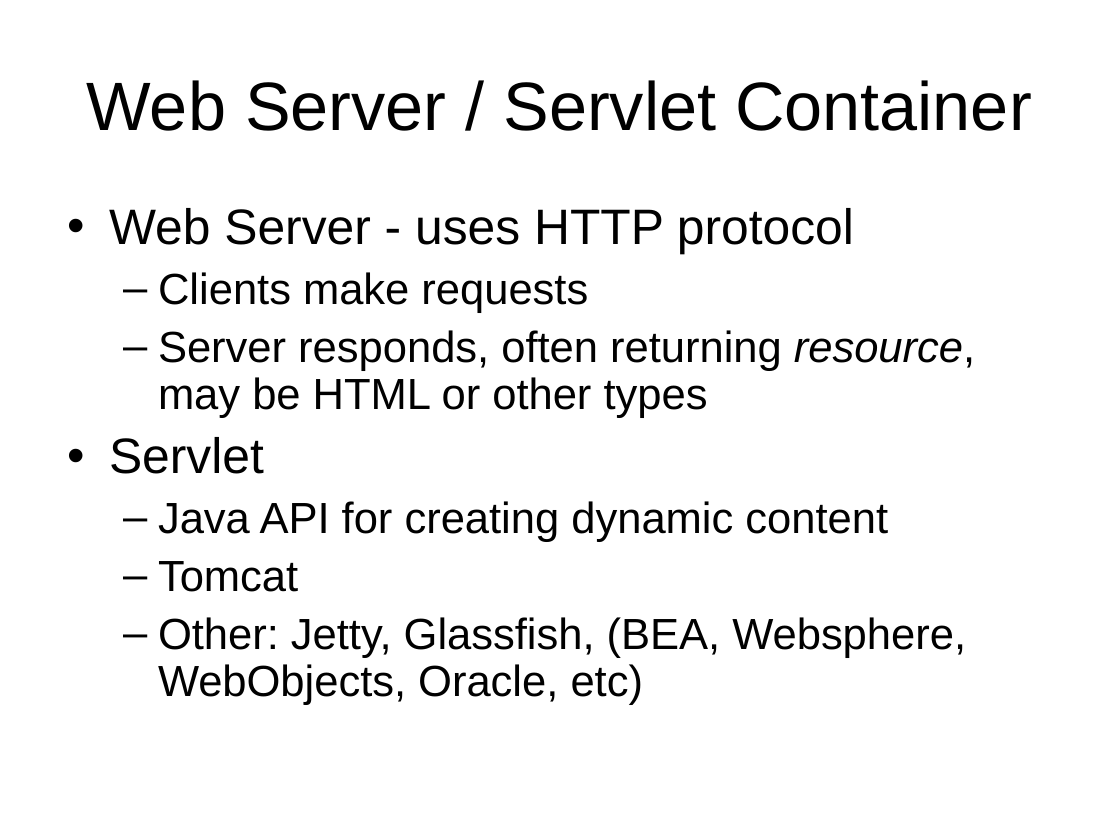
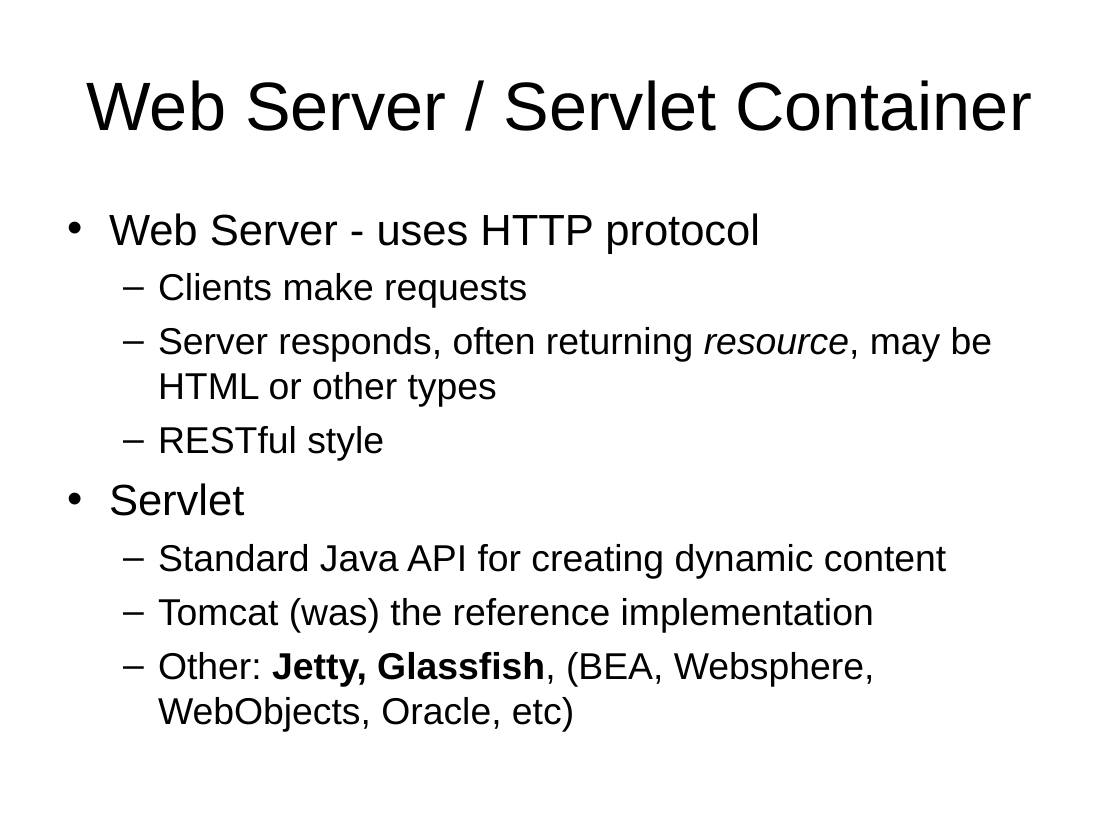
Before and after one commit to ooici-eoi/THREDDS, a slide deck: slide 7 of docs/web/thredds/tech/tutorial/TDSOverview.ppt (slide 5 before the commit). Drawn at 1120x840 pixels with LibreOffice and Linux fonts; fonts in the diff are those of the drawing; background and template pictures are left out. Boxes give left, top, right and bottom in pixels: in the first picture for what was removed or moved away, otherwise in the second. Text is boxed around its words. In the diff, an @@ line names an element or a change of style, - is before the commit and + after.

```diff
--- a/docs/web/thredds/tech/tutorial/TDSOverview.ppt
+++ b/docs/web/thredds/tech/tutorial/TDSOverview.ppt
@@ text at bbox=[109, 213, 993, 731]: size 32 to 28 pt in "Web Server - uses HTTP protocol", "Servlet"; size 28 to 24 pt in "Clients make requests", "Server responds, often returning resource, may be ...", "Other: Jetty, Glassfish, (BEA, Websphere, WebObjects, Oracle ..."; bold on in "Jetty, Glassfish,"; line spacing 0.9 to 1; less space between paragraphs @@
@@ text at bbox=[158, 426, 384, 461]: paragraph added @@
+  – RESTful style
@@ text at bbox=[158, 544, 946, 633]: text changed; size 28 to 24 pt @@
-  – Java API for creating dynamic content
-  – Tomcat
+  – Standard Java API for creating dynamic content
+  – Tomcat (was) the reference implementation
```
Also in this commit, not shown: 8 other slides changed, 4 slides added, 2 slides removed, 5 other files.
